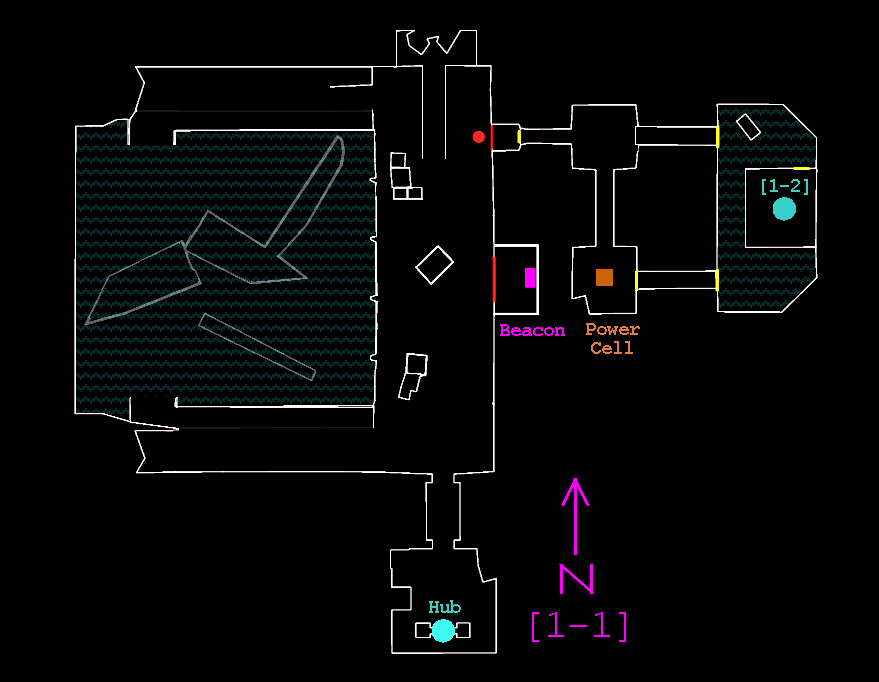
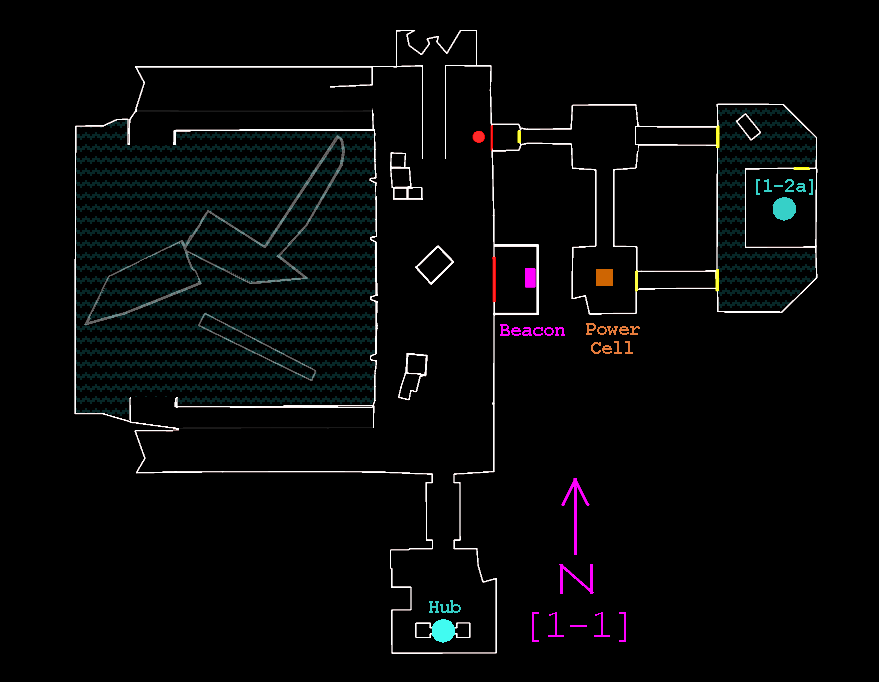
Layered file, before and after one edit (w=879, h=682). Changes by layer:
renamed "[1-2]" to "[1-2a]", painted on it over [756, 179, 813, 195]
